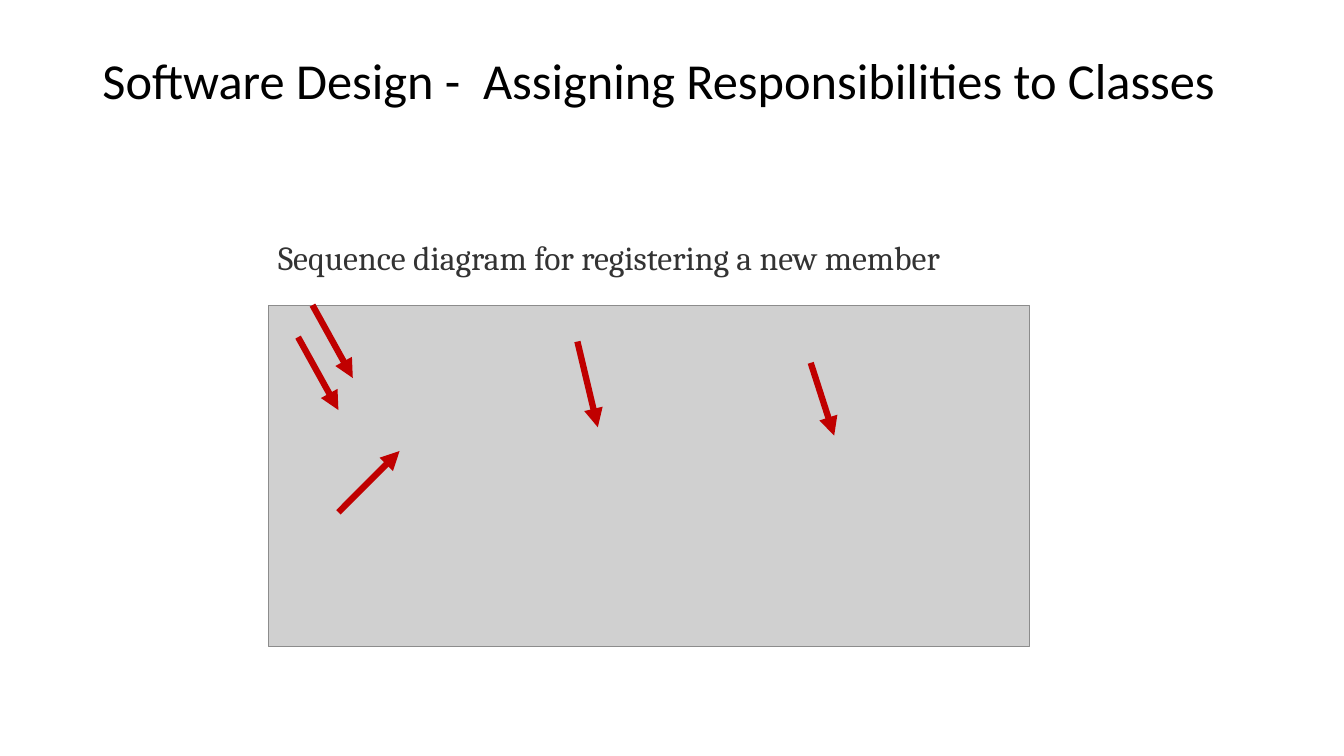
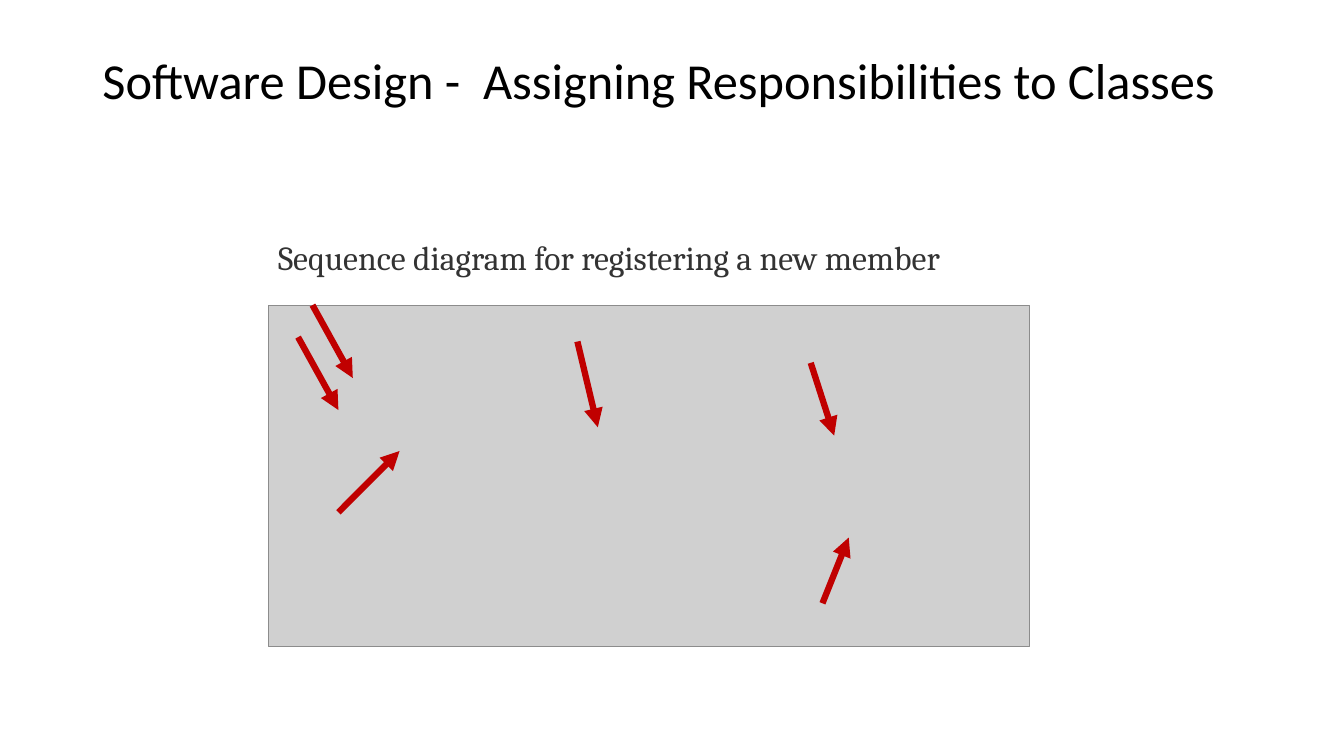
Before and after one commit to johnxu21/johnxu21.github.io, a slide deck: slide 20 of teaching/CS472/Timetable/OOD-V2.pptx (slide 15 before the commit). Drawn at 1344x756 pixels with LibreOffice and Linux fonts; fonts in the diff are those of the drawing; grey boxes stand for pictures. Boxes give left, top, right and bottom in pixels: in the first picture for what was removed or moved away, otherwise in the second. Text is boxed around its words. In the diff, an @@ line names an element or a change of style, - is before the commit and + after.

```diff
--- a/teaching/CS472/Timetable/OOD-V2.pptx
+++ b/teaching/CS472/Timetable/OOD-V2.pptx
@@ arrow added from (823, 604) to (849, 537), #C00000 4.5 pt @@
```
Also in this commit, not shown: 6 other slides changed, 8 slides added, 1 slide removed, 2 other files.
